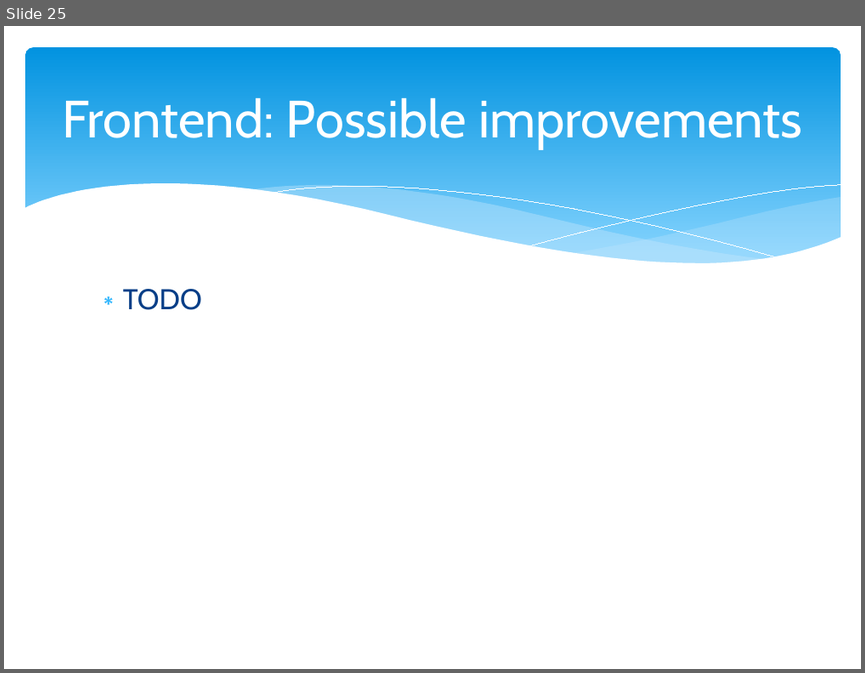
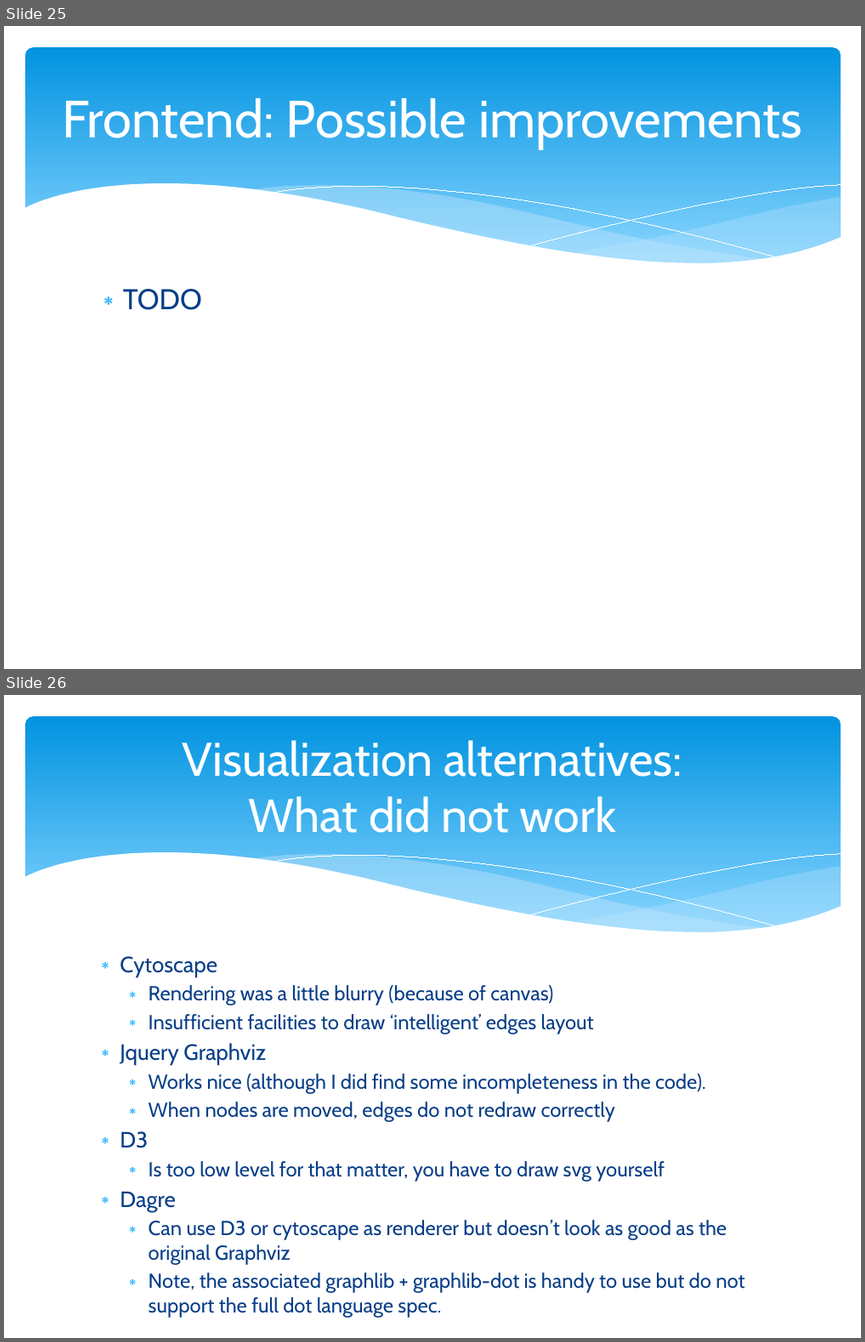
Before and after one commit to xgillard/web_alloy, a slide deck: documentation/GettingStarted.pptx. Shown one above the other, each under a label of ours: slide 25 before the commit, slides 25 and 26 after it. The pictures are 865x673 and 865x1342 pixels, drawn with LibreOffice and Linux fonts; fonts in the diff are those of the drawing. Boxes give left, top, right and bottom in pixels: in the first picture for what was removed or moved away, otherwise in the second. Text is boxed around its words. In the diff, an @@ line names an element or a change of style, - is before the commit and + after.

```diff
--- a/documentation/GettingStarted.pptx
+++ b/documentation/GettingStarted.pptx
@@ slide 26 added at (x1=4, y1=695, x2=861, y2=1338), background #FFFFFF; not listed: 6 template elements that a slide beside it also shows @@
@@ title added at (x1=182, y1=740, x2=682, y2=833), 39.6 pt, text #FFFFFF @@
+Visualization alternatives:
+What did not work
@@ text added at (x1=120, y1=956, x2=744, y2=1317), 17.1 pt, text #073E87 @@
+∗ Cytoscape
+  ∗ Rendering was a little blurry (because of canvas)
+  ∗ Insufficient facilities to draw ‘intelligent’ edges layout
+∗ Jquery Graphviz
+  ∗ Works nice (although I did find some incompleteness in the code).
+  ∗ When nodes are moved, edges do not redraw correctly
+∗ D3
+  ∗ Is too low level for that matter, you have to draw svg yourself
+∗ Dagre
+  ∗ Can use D3 or cytoscape as renderer but doesn’t look as good as the original Graphviz
+  ∗ Note, the associated graphlib + graphlib-dot is handy to use but do not support the full dot language spec.
```
Also in this commit, not shown: 1 slide changed, 10 other files.
